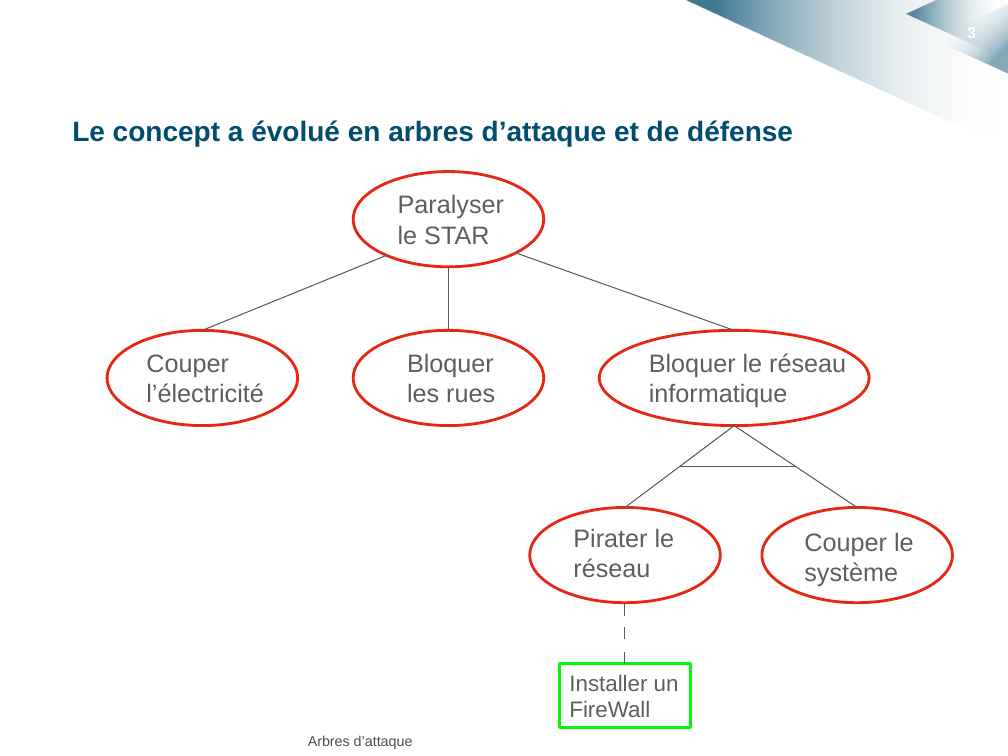
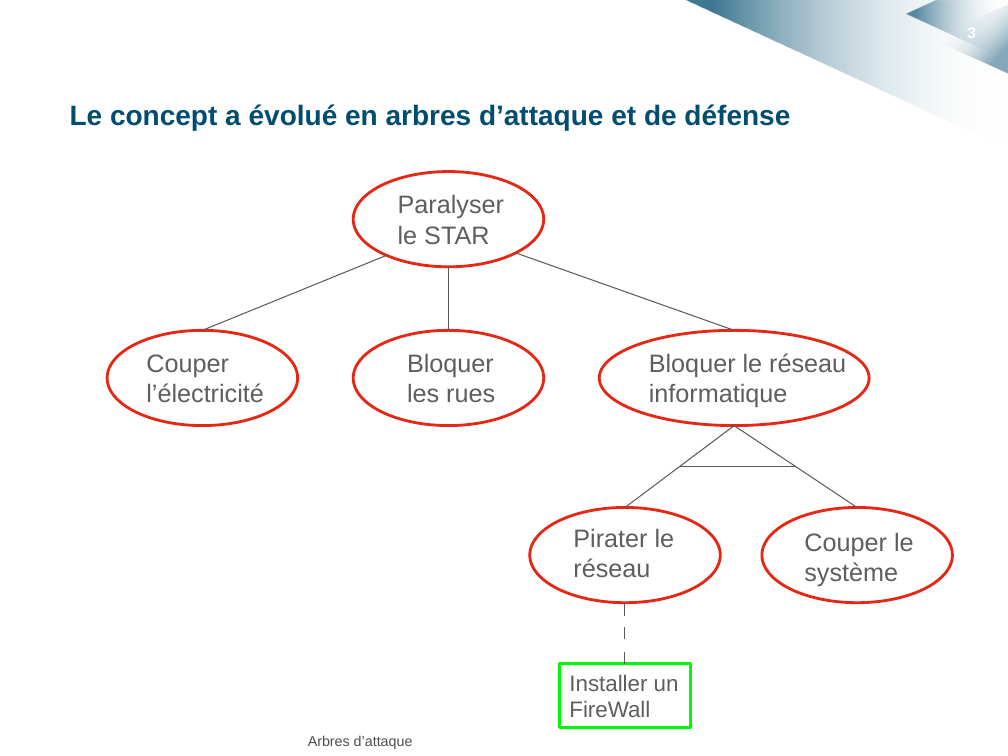
Before and after one commit to HKervadec/korrigolo, a slide deck: slide 3 of soutenances/projet_decembre/etat_art.pptx. Drawn at 1008x756 pixels with LibreOffice and Linux fonts; fonts in the diff are those of the drawing; background and template pictures are left out. Boxes give left, top, right and bottom in pixels: in the first picture for what was removed or moved away, otherwise in the second. Text is boxed around its words. In the diff, an @@ line names an element or a change of style, - is before the commit and + after.

```diff
--- a/soutenances/projet_decembre/etat_art.pptx
+++ b/soutenances/projet_decembre/etat_art.pptx
@@ text "Le concept a évolué en ..." moved from (x1=72, y1=120, x2=793, y2=146) to (x1=70, y1=104, x2=790, y2=130) @@
```
Also in this commit, not shown: 1 other slide changed, 3 other files.
